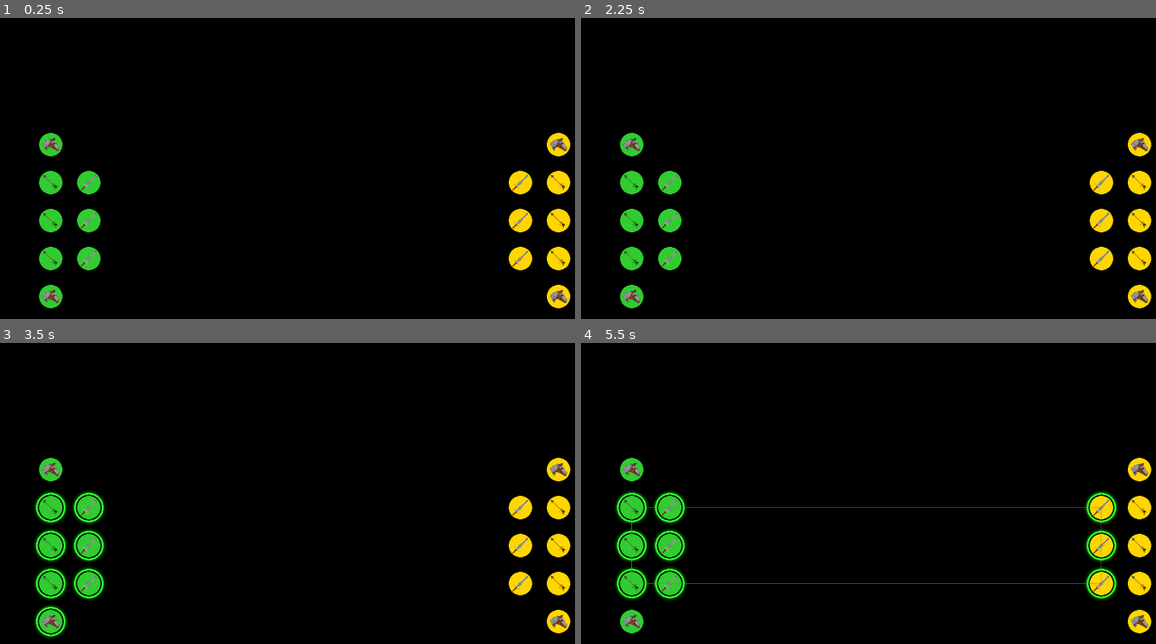
Above: before the commit, frames 1-4 (two rows, left to right).
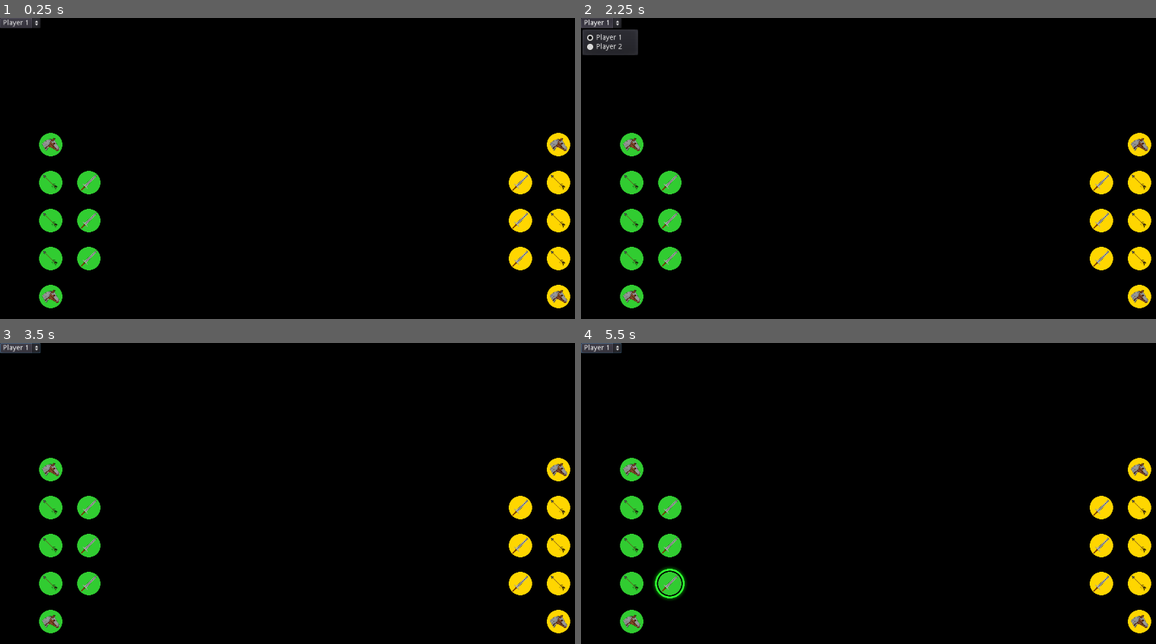
Above: after the commit, the same moments.

Repository: kxgames/wombat
Game: Godot game, scene res://main.tscn
Two runs of this game, one before a commit and one after it. Both use one fixed random seed, a clock stepped at 60 frames per second and the inputs below.
Inputs (mouse positions are in pixels of both pictures, inside the frame that each line leads up to):
- Up to frame 1 (0.25 s): no input
- Up to frame 2 (2.25 s): click (604, 24) at 0.5 s, where only the run after the commit has a clickable "Player 1"; click (604, 24) at 1.25 s, where only the run after the commit has a clickable "Player 1"; click (604, 24) at 2 s, where only the run after the commit has a clickable "Player 1"
- Up to frame 3 (3.5 s): tap Enter at 2.75 s; drag from (86, 508) to (51, 622) at 2.77 s
- Up to frame 4 (5.5 s): tap Space at 3.5 s; drag from (667, 544) to (1104, 583) at 3.52 s; move the mouse to (667, 583) at 4.27 s; click (667, 583) at 4.42 s; tap Enter at 5 s; drag from (632, 508) to (1104, 583) at 5.02 s

The runs differ from the first frame. In frame 1, 0.2% of the frame differs, in the area x 0-8%, y 0-4%; in frame 2, 1.1%; in frame 3, 1.8%; in frame 4, 2.5%, in the area x 0-94%, y 0-86%.

Commit message:
Better differentiates between players.
- Added a temporary button to HUD so user can switch between players.
  (Eventually this would be replaced by a proper networking system...) Only the
  UI code should be acting on the differences in the current players.

- AcSeS takes players into account for selections and actions. Only units
  belonging to the current player can be selected. Only units from enemy
  players can be attacked. Double clicking on a unit from the current player
  now selects all units of the same type from that player.

- The world now uses Godot's grouping system to help keep track of which units
  belong to which player. All units now have a unit_name which is used as a
  group name as well.

Diff:
--- a/GenericPlayer.gd
+++ b/GenericPlayer.gd
@@ -2,7 +2,7 @@
 
 export var player_id :int = 0
 
-var unit_dict = {} # {unit : unit}
+var unit_dict = {} # {unit : null}
 
 var player_color = null
 var player_colors_lookup = {
@@ -27,4 +27,7 @@
 #	pass
 
 func register_new_unit(new_unit):
-	unit_dict[new_unit] = new_unit
+	unit_dict[new_unit] = null
+
+func deregister_dead_unit(dead_unit):
+	unit_dict.erase(dead_unit)
--- a/UI/AcSeS/action_selection_system.gd
+++ b/UI/AcSeS/action_selection_system.gd
@@ -1,6 +1,7 @@
 extends Node2D
 
 var current_selection = []
+var current_player_id = 1
 
 func _ready():
 	pass
@@ -19,6 +20,12 @@
 			# Then cancel the selection if the continues to press cancel again.
 			$SelectionSubsystem.reset()
 
+func _on_switch_player(player_id):
+	current_player_id = player_id
+	$ActionSubsystem.switch_player(player_id)
+	$SelectionSubsystem.switch_player(player_id)
+	current_selection = []
+
 func _on_SelectionSubsystem_selection_finished():
 	current_selection = $SelectionSubsystem.get_current_selection()
 	$ActionSubsystem.update_selection(current_selection)
--- a/UI/AcSeS/action_subsystem.gd
+++ b/UI/AcSeS/action_subsystem.gd
@@ -1,10 +1,10 @@
 extends Node2D
 
 onready var game_world = get_node("/root/GameWorld")
-onready var collision_flag_manager = get_node("/root/CollisionFlagManager")
 
 export(PackedScene) var ghost_scene
 
+var current_player_id = 1
 var is_actuating = false
 var mouse_target_start = Vector2()
 var mouse_target_end = Vector2()
@@ -17,6 +17,11 @@
 
 func _ready():
 	pass
+
+func switch_player(player_id):
+	current_player_id = player_id
+	selected_units = []
+	reset()
 
 func reset():
 	is_actuating = false
@@ -52,6 +57,10 @@
 func start_new_action(_event):
 	is_actuating = true
 	init_drag_angle = null
+	mouse_target_start = get_global_mouse_position()
+	mouse_target_end = get_global_mouse_position()
+	position = mouse_target_start
+	rotation = 0
 
 	# Calculate centroid
 	centroid = Vector2()
@@ -59,10 +68,13 @@
 		centroid += unit.position
 	centroid /= selected_units.size()
 
-	mouse_target_start = get_global_mouse_position()
-	mouse_target_end = get_global_mouse_position()
-	position = mouse_target_start
-	rotation = 0
+	# Check if the mouse is right clicking a unit
+	var is_click_over_enemy = false
+	var hovered_unit = null
+	if not mouse_hovering_dict.empty():
+		assert(mouse_hovering_dict.size() == 1)
+		hovered_unit = mouse_hovering_dict.values()[0]
+		is_click_over_enemy = check_is_attackable(hovered_unit)
 
 	# Create ghosts for each selected unit
 	clear_ghost_list()
@@ -73,22 +85,25 @@
 		ghost_list.append(ghost)
 		ghost.connect("delete_ghost", self, "_on_delete_ghost")
 
-		if mouse_hovering_dict.empty():
-			# Not right clicking on an enemy.
-			# Keep relative positioning from centroid
-			print("Regular start action", mouse_hovering_dict)
-			attack_target = null
-			ghost.position = unit.position - centroid
-		else:
-			print("Targetting start action", mouse_hovering_dict)
-			# Targetting unit for attack! (wait for release to exectue)
+		if is_click_over_enemy:
+			# Targetting enemy unit for attack! (wait for release to execute)
 			# Save the target because the dict will likely change soon
-			assert(mouse_hovering_dict.size() == 1)
-			attack_target = mouse_hovering_dict.values()[0]
-			print("About to attack", attack_target)
+			attack_target = hovered_unit
 			position = attack_target.global_position
 			ghost.position = Vector2() # All ghosts are positioned on the target
 			ghost.hide_sprite()
+		else:
+			# Not right clicking on an enemy. Show formation.
+			# Keep relative positioning from centroid
+			attack_target = null
+			ghost.position = unit.position - centroid
+
+func check_is_attackable(unknown_unit):
+	if unknown_unit == null:
+		return(false)
+	var player_tag = game_world.get_player_group_tag(current_player_id, 'units')
+	#var enemy_group_tags = game_world.get_other_players_group_tags(current_player_id, 'units')
+	return not unknown_unit.is_in_group(player_tag)
 
 func drag_new_action(_event):
 	if attack_target:
@@ -120,10 +135,6 @@
 	var slowest_speed = INF
 	for ghost in ghost_list:
 		slowest_speed = min(slowest_speed, ghost.get_host_speed())
-
-	if attack_target:
-		print(" Attacking ", attack_target)
-		print(" Ghost list: ", ghost_list)
 
 	# Move all the units with the slowest unit
 	for ghost in ghost_list:
--- a/UI/AcSeS/selection_subsystem.gd
+++ b/UI/AcSeS/selection_subsystem.gd
@@ -1,7 +1,10 @@
 extends Node2D
 
+onready var game_world = get_node("/root/GameWorld")
 signal selection_finished()
 
+var current_player_id = 1
+var last_was_doubleclick = false
 var is_selecting = false
 var is_ctrl_selecting = false
 var is_cancelling = false
@@ -10,8 +13,13 @@
 
 var selection_dict = {} # {unit : is_selected}
 
+func switch_player(player_id):
+	current_player_id = player_id
+	reset()
+
 func reset():
 	is_selecting = false
+	last_was_doubleclick = false
 	clear_existing_selection()
 
 func get_current_selection():
@@ -43,7 +51,7 @@
 			drag_new_selection(event)
 		is_ctrl_selecting = event.control
 
-func start_new_selection(_event):
+func start_new_selection(event):
 	# Starting a new selection action
 	is_selecting = true
 
@@ -54,6 +62,9 @@
 	end_pos = position
 	update_collision_box()
 	$SelectionBox/SelectionBoxCollision.set_deferred("disabled", false)
+
+	if event.is_doubleclick():
+		last_was_doubleclick = true
 
 func drag_new_selection(_event):
 	# Continuing a selection action
@@ -83,9 +94,26 @@
 		set_selection(unit, false)
 
 func _on_SelectionBox_body_entered(body):
-	if is_selecting and body.has_method("update_unit_selection"):
+	var is_valid = game_world.check_object_in_player_groups(
+		body, current_player_id, ['selectable', 'units']
+		)
+
+	if is_selecting and is_valid:
 		# The body is a selectable unit, select it (if not ctrl clicking)
-		set_selection(body, not is_ctrl_selecting)
+		if last_was_doubleclick:
+			# Select all of the same type (hacky way to detect double click...)
+			last_was_doubleclick = false
+			var player_units_tag = game_world.get_player_group_tag(
+				current_player_id, 'units'
+				)
+			for unit in get_tree().get_nodes_in_group(player_units_tag):
+				# Search all units the current player owns...
+				if unit.is_in_group(body.get_unit_group_tag()):
+					# to find those that are the same unit type as body
+					set_selection(unit, not is_ctrl_selecting)
+		else:
+			# Just select one unit
+			set_selection(body, not is_ctrl_selecting)
 
 func _on_SelectionBox_body_exited(body):
 	if is_selecting and body.has_method("update_unit_selection"):
--- a/UI/hud.gd
+++ b/UI/hud.gd
@@ -1,16 +1,19 @@
 extends CanvasLayer
 
+onready var game_world = get_node("/root/GameWorld")
 
-# Declare member variables here. Examples:
-# var a = 2
-# var b = "text"
+signal switch_player(new_player_id)
 
-
-# Called when the node enters the scene tree for the first time.
 func _ready():
-	pass # Replace with function body.
-
+	pass
 
 # Called every frame. 'delta' is the elapsed time since the previous frame.
 #func _process(delta):
 #	pass
+
+func add_new_player(player_id):
+	$SelectPlayerButton.add_item("Player %d"%player_id)
+
+func _on_SelectPlayerButton_item_selected(index):
+	print("Switching players to Player ", index + 1)
+	emit_signal("switch_player", index + 1)
--- a/UI/hud.tscn
+++ b/UI/hud.tscn
@@ -4,3 +4,13 @@
 
 [node name="HUD" type="CanvasLayer"]
 script = ExtResource( 1 )
+
+[node name="SelectPlayerButton" type="OptionButton" parent="."]
+margin_right = 29.0
+margin_bottom = 20.0
+expand_icon = true
+__meta__ = {
+"_edit_use_anchors_": false
+}
+
+[connection signal="item_selected" from="SelectPlayerButton" to="." method="_on_SelectPlayerButton_item_selected"]
--- a/game_world.gd
+++ b/game_world.gd
@@ -13,10 +13,50 @@
 	}
 
 var players_in_game = {} # {player_id : player}
-var units_in_game = {} # {player_id : [units...]}
+var units_in_game = {} # {unit : player_id}
 
+var player_group_tags = {} # {player_id : {type : group_tag}}
+# Example: player_group_tags = {
+#		1 : {
+#			'selectable': 'P1_selectable_objects',
+#			'units' : 'P1_units',
+#			'buildings' : 'P1_buildings',
+#			...
+#			}}
 
-# Called when the node enters the scene tree for the first time.
+# Getters
+func get_player_ids():
+	return players_in_game.keys()
+
+func get_other_players_ids(player_id):
+	# Get the ids of everyone else but player_id
+	var others = []
+	for p_id in get_player_ids():
+		if p_id != player_id:
+			others.append(p_id)
+	return others
+
+func get_player_group_tag(player_id, tag_type):
+	assert(tag_type in player_group_tags[player_id])
+	return player_group_tags[player_id][tag_type]
+
+func get_other_players_group_tags(player_id, tag_type):
+	# Get the tags for everyone else but player_id
+	var others_tag_list = []
+	for other_id in get_other_players_ids(player_id):
+		others_tag_list.append(get_player_group_tag(other_id, tag_type))
+	return others_tag_list
+
+func check_object_in_player_groups(object, player_id, tag_types):
+	var in_required_groups = true
+	for tag_type in tag_types:
+		var tag = get_player_group_tag(player_id, tag_type)
+		in_required_groups = in_required_groups and object.is_in_group(tag)
+	return in_required_groups
+
+# Setters?
+
+# Setup and Creation
 func _ready():
 	pass # Replace with function body.
 
@@ -26,7 +66,10 @@
 	add_child(new_player)
 
 	players_in_game[player_id] = new_player
-	units_in_game[player_id] = []
+	player_group_tags[player_id] = {
+		'selectable' : 'P%d_selectable'%player_id,
+		'units' : 'P%d_units'%player_id,
+		}
 
 	return new_player
 
@@ -39,17 +82,15 @@
 		})
 	add_child(new_unit)
 
-	units_in_game[player_id].append(new_unit)
+	new_unit.add_to_group(player_group_tags[player_id]['selectable'])
+	new_unit.add_to_group(player_group_tags[player_id]['units'])
+	units_in_game[new_unit] = player_id
 	players_in_game[player_id].register_new_unit(new_unit)
 
 	return new_unit
 
-func get_player_ids():
-	return players_in_game.keys()
-
-func get_other_players_ids(player_id):
-	var others = []
-	for p_id in get_player_ids():
-		if p_id != player_id:
-			others.append(p_id)
-	return others
+# Destruction
+func delete_unit(dead_unit):
+	var player_id = units_in_game[dead_unit]
+	units_in_game.erase(dead_unit)
+	players_in_game[player_id].deregister_dead_unit(dead_unit)
--- a/main.gd
+++ b/main.gd
@@ -43,6 +43,10 @@
 	for player_id in init_players:
 		game_world.create_player(player_id)
 		create_player_init_units(player_id)
+		$HUD.add_new_player(player_id)
+	$HUD.connect("switch_player", $ActionSelectionSystem, "_on_switch_player")
+
+	$HUD/SelectPlayerButton.select(0)
 
 func create_player_init_units(player_id):
 	""" Create the initial set of units for a player. """
--- a/main.tscn
+++ b/main.tscn
@@ -1,6 +1,7 @@
-[gd_scene load_steps=3 format=2]
+[gd_scene load_steps=4 format=2]
 
 [ext_resource path="res://main.gd" type="Script" id=1]
+[ext_resource path="res://UI/hud.tscn" type="PackedScene" id=2]
 [ext_resource path="res://UI/AcSeS/action_selection_system.tscn" type="PackedScene" id=5]
 
 [node name="Main" type="Node"]
@@ -12,3 +13,5 @@
 anchor_mode = 0
 current = true
 zoom = Vector2( 2, 2 )
+
+[node name="HUD" parent="." instance=ExtResource( 2 )]
--- a/units/GenericUnit.gd
+++ b/units/GenericUnit.gd
@@ -6,8 +6,10 @@
 onready var collision_flag_manager = get_node("/root/CollisionFlagManager")
 onready var game_world = get_node("/root/GameWorld")
 
+export var unit_name = "generic_unit"
 var player
 export var player_id:int
+
 var is_selected = false
 var movement_target : Vector2
 
@@ -33,6 +35,8 @@
 	$WhiteBackground.self_modulate = player_color
 
 	ready_collision_flags()
+
+	add_to_group(unit_name)
 
 func ready_collision_flags():
 	"""
@@ -106,6 +110,12 @@
 	is_selected = false
 	$SelectedSprite.hide()
 
+func get_unit_name():
+	return unit_name
+
+func get_unit_group_tag():
+	return unit_name
+
 func get_icon_scale():
 	return $IconSprite.scale
 
--- a/units/unit_archer.tscn
+++ b/units/unit_archer.tscn
@@ -4,6 +4,7 @@
 [ext_resource path="res://units/GenericUnit.tscn" type="PackedScene" id=2]
 
 [node name="ArcherUnit" instance=ExtResource( 2 )]
+unit_name = "archer"
 
 [node name="IconSprite" parent="." index="2"]
 texture = ExtResource( 1 )
--- a/units/unit_cavalry.tscn
+++ b/units/unit_cavalry.tscn
@@ -4,6 +4,7 @@
 [ext_resource path="res://art/horse_icon.png" type="Texture" id=2]
 
 [node name="CavalryUnit" instance=ExtResource( 1 )]
+unit_name = "cavalry"
 unit_speed = 200
 
 [node name="IconSprite" parent="." index="2"]
--- a/units/unit_ghost.gd
+++ b/units/unit_ghost.gd
@@ -19,7 +19,6 @@
 	$WhiteBackground.hide()
 
 func guide_host(slowest_speed=INF, attack_unit=null):
-	print("Guide host: ", host_unit, ", ", slowest_speed, ", ", attack_unit)
 	if host_unit:
 		if attack_unit:
 			host_unit.attack_enemy(attack_unit, slowest_speed)
--- a/units/unit_swordsman.tscn
+++ b/units/unit_swordsman.tscn
@@ -4,6 +4,7 @@
 [ext_resource path="res://art/sword_icon.png" type="Texture" id=2]
 
 [node name="SwordsmanUnit" instance=ExtResource( 1 )]
+unit_name = "swordsman"
 
 [node name="IconSprite" parent="." index="2"]
 texture = ExtResource( 2 )
